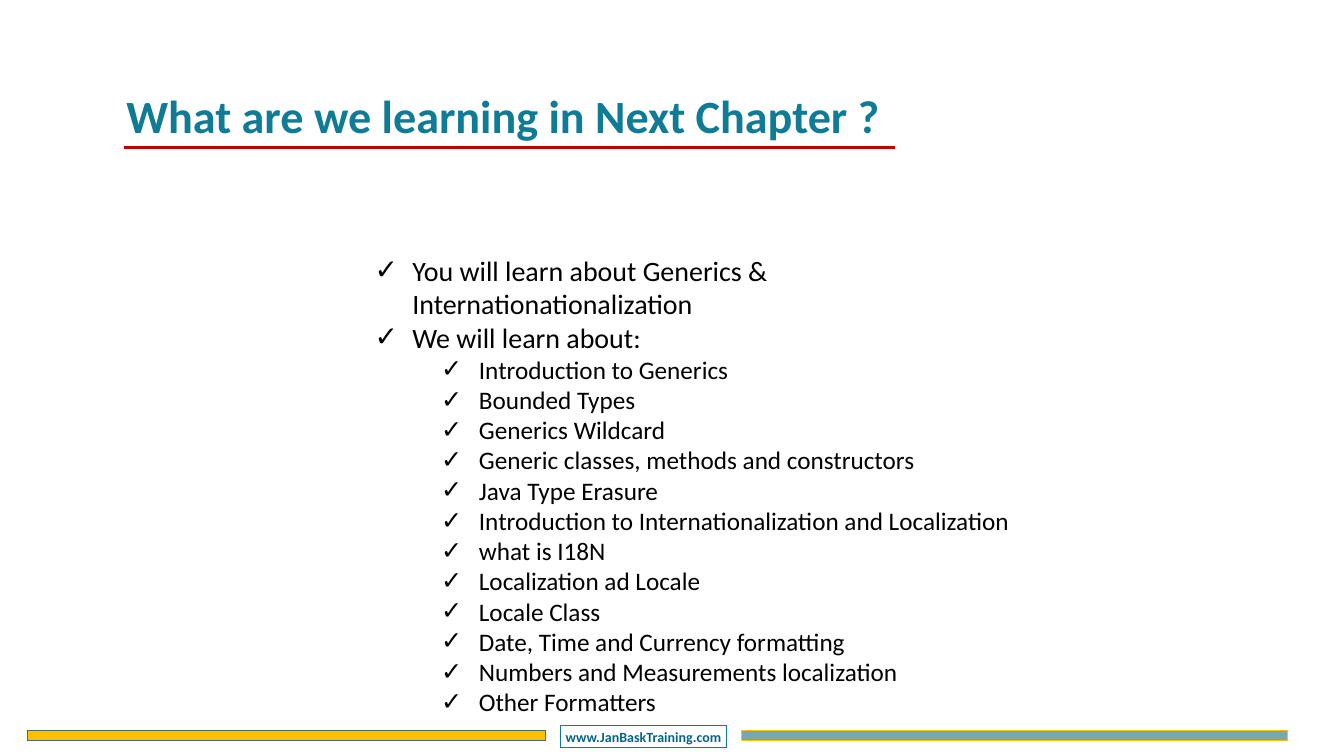
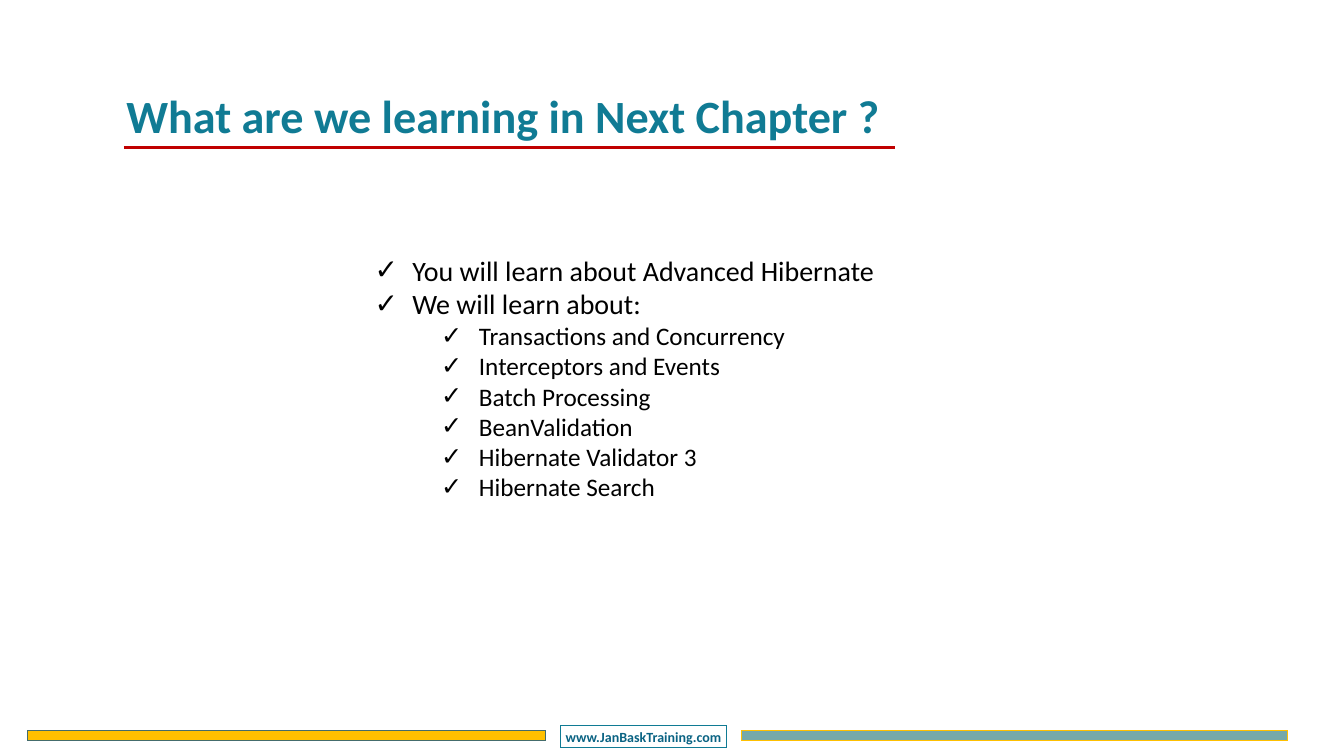
Before and after one commit to CompleteJavaTraining/J2EE, a slide deck: slide 14 of slides/HIBERNATE/HIBERNATE - Chapter4.pptx (slide 20 before the commit). Drawn at 1344x756 pixels with LibreOffice and Linux fonts; fonts in the diff are those of the drawing; background and template pictures are left out. Boxes give left, top, right and bottom in pixels: in the first picture for what was removed or moved away, otherwise in the second. Text is boxed around its words. In the diff, an @@ line names an element or a change of style, - is before the commit and + after.

Commit message:
finished chapter 4 for Hibernate

```diff
--- a/slides/HIBERNATE/HIBERNATE - Chapter4.pptx
+++ b/slides/HIBERNATE/HIBERNATE - Chapter4.pptx
@@ text at (412, 261, 874, 282): text changed @@
-    ✓ You will learn about Generics & Internationationalization
+    ✓ You will learn about Advanced Hibernate
@@ text at (479, 327, 785, 497): text changed @@
-      ✓ Introduction to Generics
-      ✓ Bounded Types
-      ✓ Generics Wildcard
-      ✓ Generic classes, methods and constructors
-      ✓ Java Type Erasure
-      ✓ Introduction to Internationalization and Localization
-      ✓ what is I18N
-      ✓ Localization ad Locale
-      ✓ Locale Class
-      ✓ Date, Time and Currency formatting
-      ✓ Numbers and Measurements localization
-      ✓ Other Formatters
+      ✓ Transactions and Concurrency
+      ✓ Interceptors and Events
+      ✓ Batch Processing
+      ✓ BeanValidation
+      ✓ Hibernate Validator 3
+      ✓ Hibernate Search
```
Also in this commit, not shown: 4 other slides changed, 9 slides added, 15 slides removed, 2 other files.
